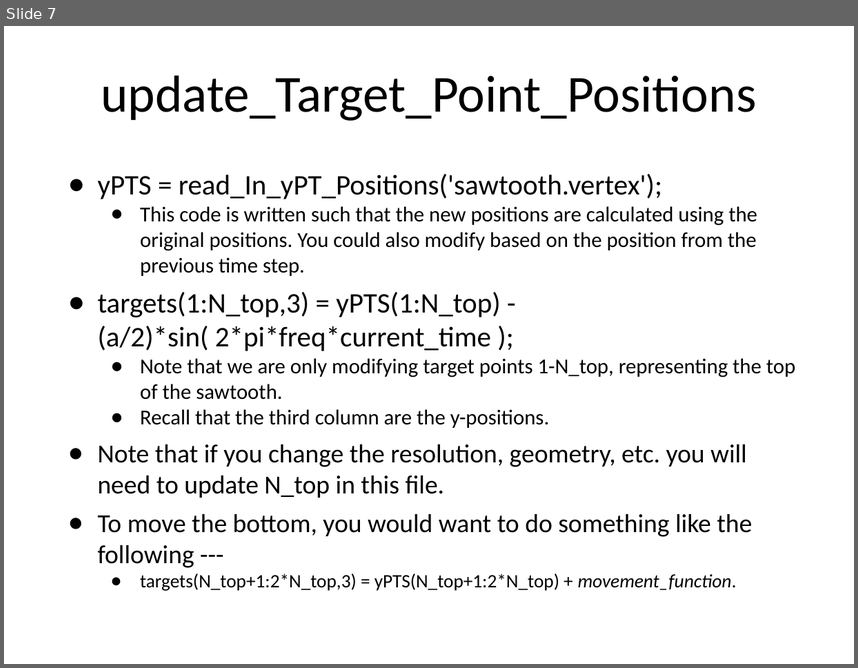
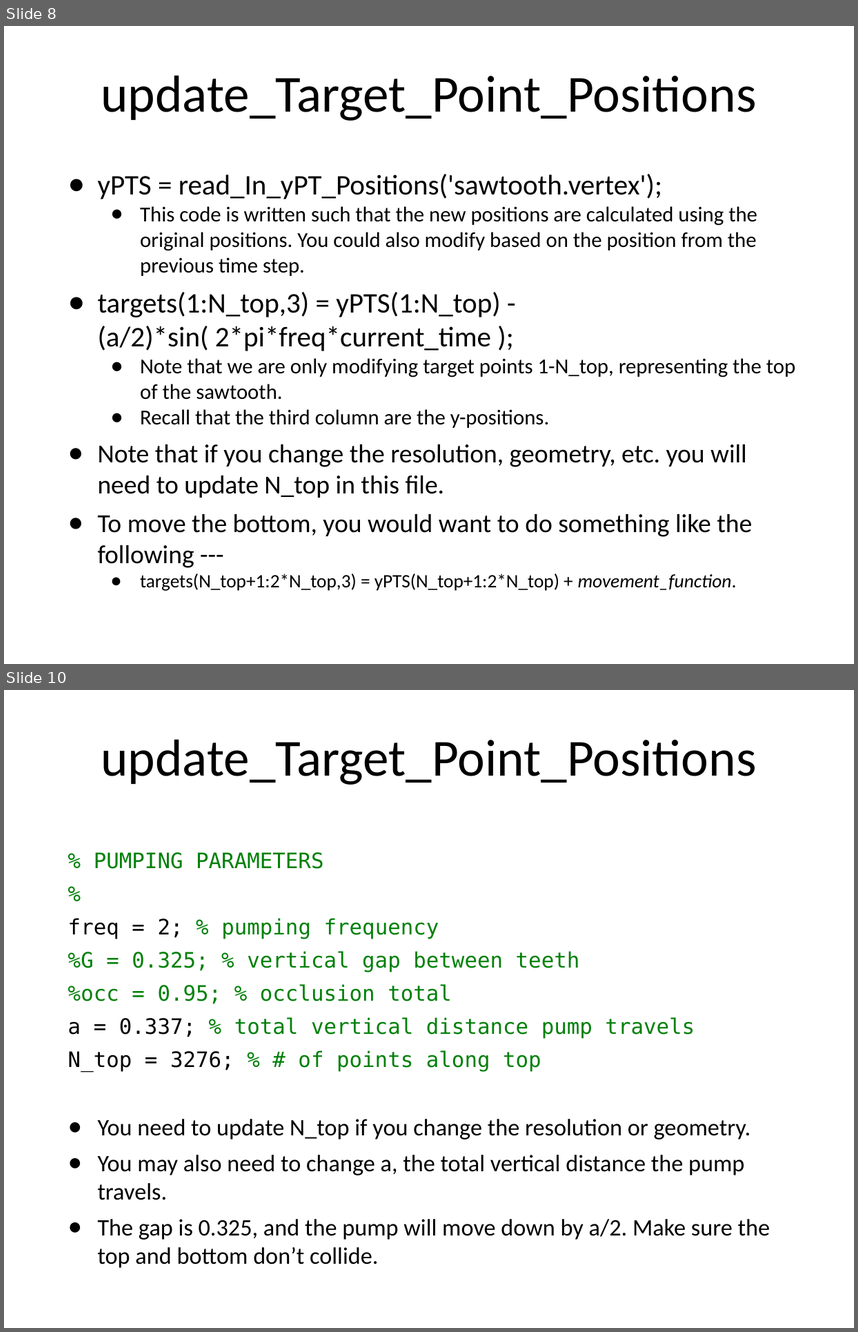
Before and after one commit to fairyflies9/IBAMR-Tutorials, a slide deck: UA Tutorials/Lecture 3 - Changing Target Positions IB2d and IBAMR.pptx. Shown one above the other, each under a label of ours: slide 7 before the commit, slides 8 and 10 after it; the slides between them are not shown. The pictures are 858x668 and 858x1332 pixels, drawn with LibreOffice and Linux fonts; fonts in the diff are those of the drawing. Boxes give left, top, right and bottom in pixels: in the first picture for what was removed or moved away, otherwise in the second. Text is boxed around its words. In the diff, an @@ line names an element or a change of style, - is before the commit and + after.

```diff
--- a/UA Tutorials/Lecture 3 - Changing Target Positions IB2d and IBAMR.pptx
+++ b/UA Tutorials/Lecture 3 - Changing Target Positions IB2d and IBAMR.pptx
@@ slide 10 added at [4, 690, 854, 1328], background #FFFFFF @@
@@ title added at [101, 739, 756, 785], 44 pt, text #000000 @@
+update_Target_Point_Positions
@@ text added at [68, 852, 770, 1268], 20 pt, text #000000 @@
+% PUMPING PARAMETERS
+%
+freq = 2; % pumping frequency
+%G = 0.325; % vertical gap between teeth
+%occ = 0.95; % occlusion total
+a = 0.337; % total vertical distance pump travels
+N_top = 3276; % # of points along top
+● You need to update N_top if you change the resolution or geometry.
+● You may also need to change a, the total vertical distance the pump travels.
+● The gap is 0.325, and the pump will move down by a/2. Make sure the top and bottom don’t collide.
@@ what was slide 7 is now slide 8 @@
```
Also in this commit, not shown: 5 other slides added.
